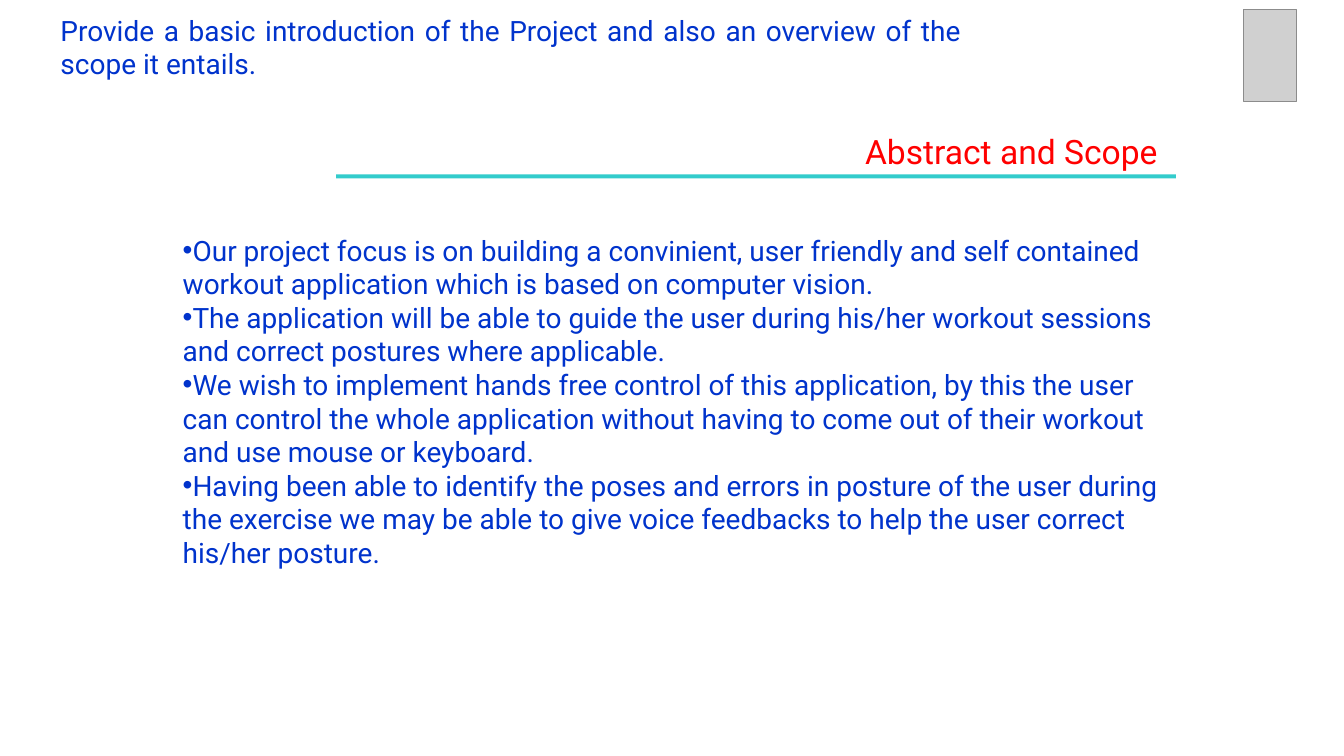
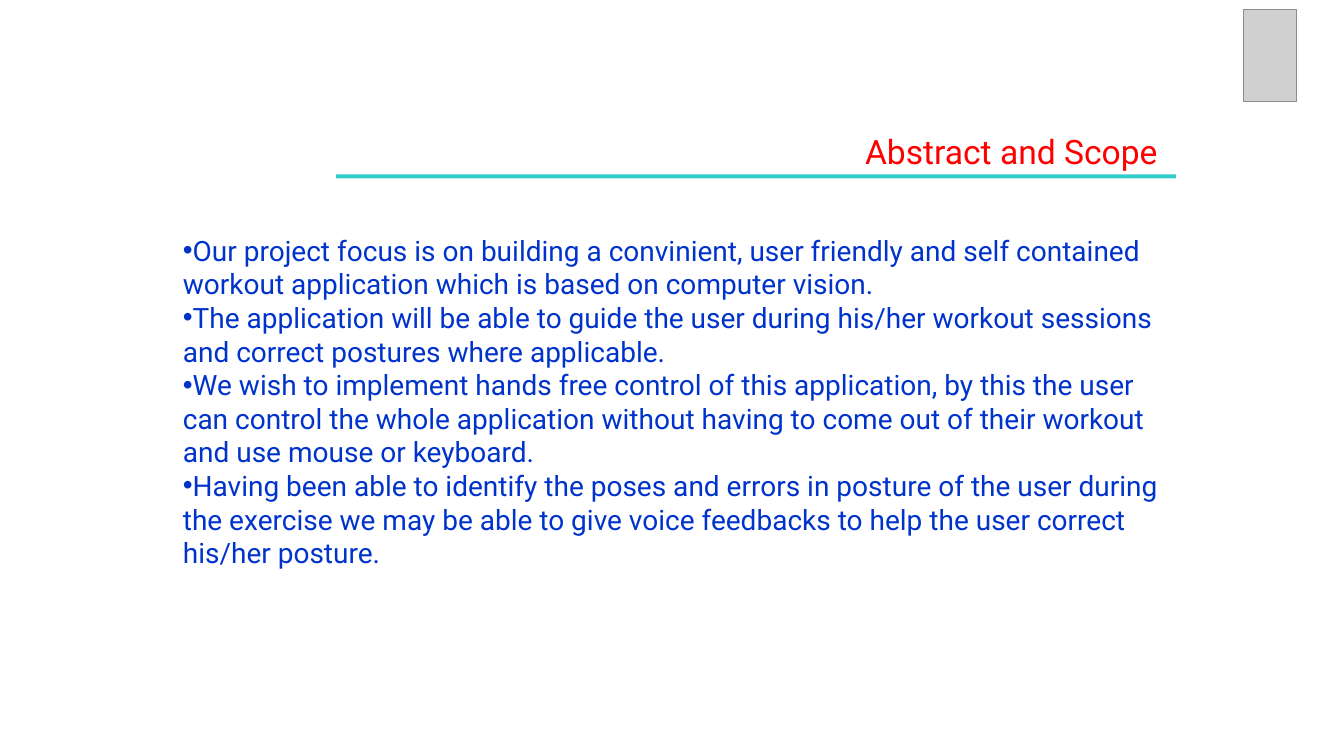
Before and after one commit to VishnuJG/CV-Workout, a slide deck: slide 2 of LiteratureSurvey/UE19CS390A_REVIEW 2.pptx. Drawn at 1344x756 pixels with LibreOffice and Linux fonts; fonts in the diff are those of the drawing; grey boxes stand for pictures. Boxes give left, top, right and bottom in pixels: in the first picture for what was removed or moved away, otherwise in the second. Text is boxed around its words. In the diff, an @@ line names an element or a change of style, - is before the commit and + after.

```diff
--- a/LiteratureSurvey/UE19CS390A_REVIEW 2.pptx
+++ b/LiteratureSurvey/UE19CS390A_REVIEW 2.pptx
@@ text removed at (60, 19, 960, 80) @@
-Provide a basic introduction of the Project and also an overview of the scope it entails.
```
Also in this commit, not shown: 17 other slides changed, 7 slides added, 3 slides removed, 1 other file.
